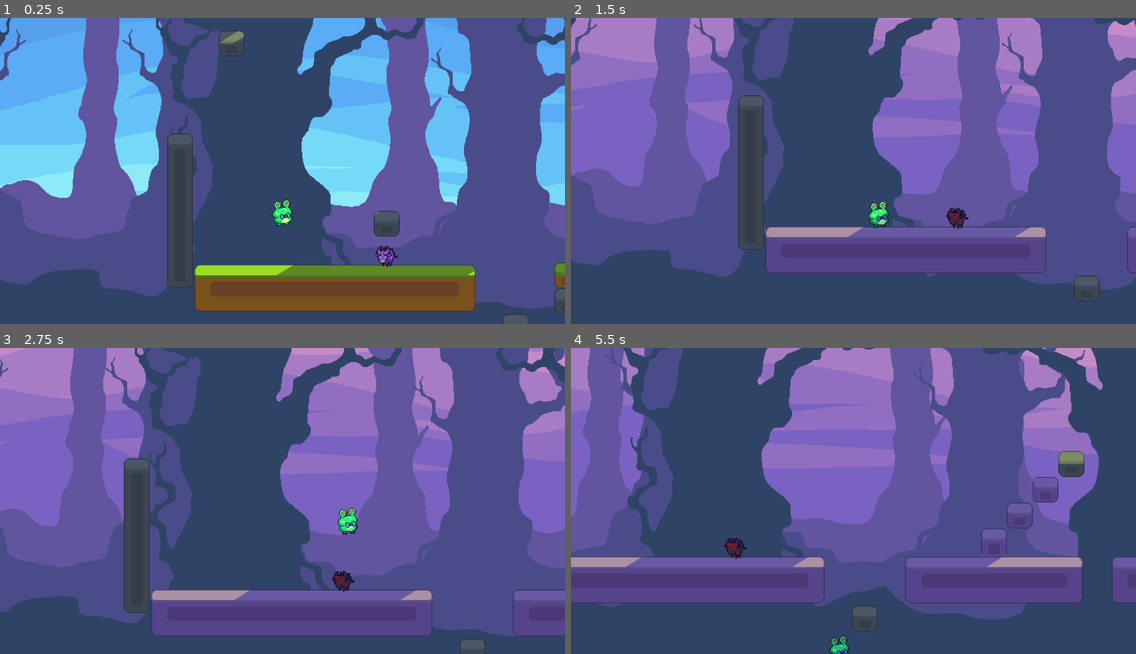
Above: before the commit, frames 1-4 (two rows, left to right).
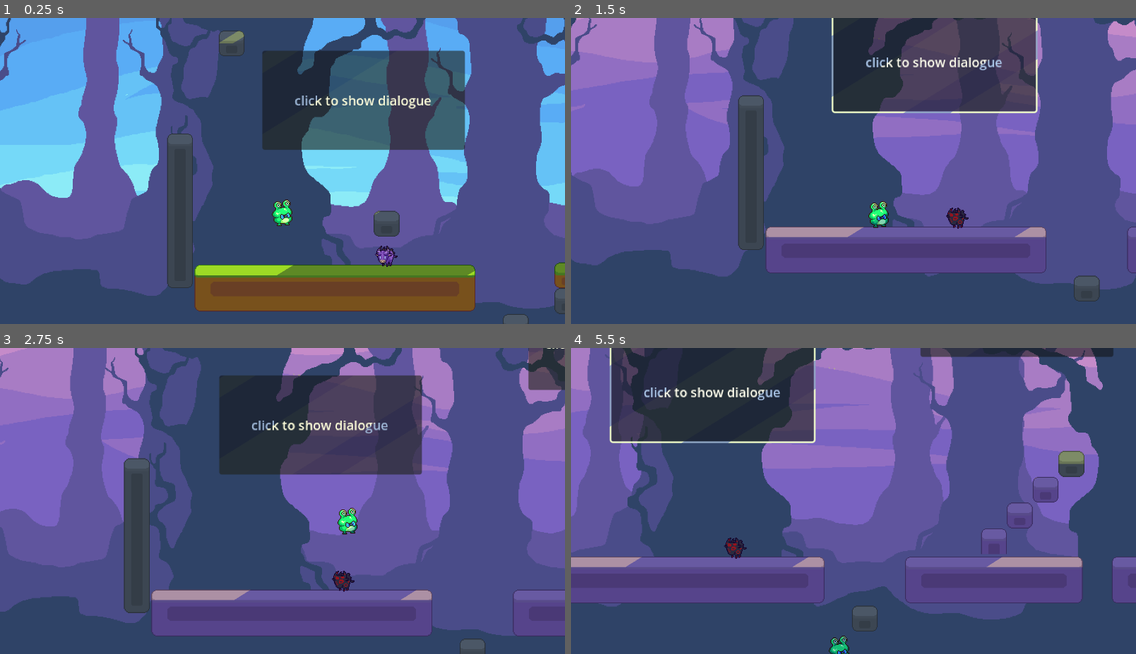
Above: after the commit, the same moments.

Repository: tjjoris/DEP_GoedWareJam
Game: Godot game, scene res://levels/level_luke.tscn
The game is run twice, just before and just after one commit, with the same random seed, the same clock (stepped at 60 frames per second) and the same inputs. This scene is started directly instead of the project's main scene. The engine's default icon, where the game draws it, is replaced by a stand-in: a white triangle on a blue panel in a dark square.
Inputs (mouse positions are in pixels of both pictures, inside the frame that each line leads up to):
- Up to frame 1 (0.25 s): no input
- Up to frame 2 (1.5 s): click (932, 70) at 0.5 s, where only the run after the commit has a clickable "click to show dialogue"; tap Enter at 1.25 s; move the mouse to (977, 155) at 1.27 s; hold D (right) from 1.28 s (still down); hold E (phase_shift) from 1.28 s (still down); click (977, 155) at 1.42 s
- Up to frame 3 (2.75 s): keep holding D (right); tap Space (jump) at 1.52, 2.27 s; move the mouse to (169, 516) at 2.02 s; release E (phase_shift) at 2.03 s; tap E (phase_shift) at 2.1 s; click (169, 516) at 2.17 s
- Up to frame 4 (5.5 s): move the mouse to (910, 433) at 2.77 s; release D (right) at 2.78 s; hold A (left) 2.78-3.53 s; hold E (phase_shift) 2.78-3.53 s; click (910, 433) at 2.92 s; move the mouse to (825, 562) at 3.52 s; hold D (right) 3.53-5.03 s; tap E (phase_shift) at 3.6, 5.1 s; click (825, 562) at 3.67 s; tap Space (jump) at 3.77, 4.52, 5.27 s; move the mouse to (1023, 546) at 4.27 s; hold E (phase_shift) 4.28-5.03 s; click (1023, 546) at 4.42 s; move the mouse to (684, 455) at 5.02 s; hold A (left) from 5.03 s (still down); click (684, 455) at 5.17 s

The runs differ from the first frame. In frame 1, 12% of the frame differs, in the area x 46-83%, y 10-44%; in frame 2, 11%; in frame 3, 13%, in the area x 38-100%, y 0-42%; in frame 4, 12%.

Commit message:
Dialogue nodes attached to blueprint and wired up.  Dialogue should work.
Dialogue is continued if any key or mouse button is pressed.

Diff:
--- a/Dialogue/dialogue_canvas.gd
+++ b/Dialogue/dialogue_canvas.gd
@@ -1,6 +1,10 @@
 extends CanvasLayer
-@onready var rich_text_label = %RichTextLabel
-@onready var sprite_2d = %Sprite2D
+
+@onready var message_label = %MessageLabel
+@onready var portrait_texture = %PortraitTexture
+
+
+
 var current_session:DialogueSession
 
 func continue_dialogue():
@@ -11,7 +15,7 @@
 
 
 func set_dialogue_label(message:String):
-	rich_text_label.text = message
+	message_label.text = message
 
 func set_dialogue_texture(texture:Texture2D):
-	sprite_2d.texture = texture
+	portrait_texture.texture = texture
--- a/Dialogue/dialogue_canvas.tscn
+++ b/Dialogue/dialogue_canvas.tscn
@@ -1,6 +1,27 @@
-[gd_scene load_steps=2 format=3 uid="uid://m8ic7c6lj3pg"]
+[gd_scene load_steps=3 format=3 uid="uid://m8ic7c6lj3pg"]
 
 [ext_resource type="Script" path="res://Dialogue/dialogue_canvas.gd" id="1_qri3m"]
+[ext_resource type="Texture2D" uid="uid://cw4xr3nt0ptfo" path="res://icon.svg" id="2_l3rui"]
 
 [node name="DialogueCanvas" type="CanvasLayer"]
 script = ExtResource("1_qri3m")
+
+[node name="Panel" type="Panel" parent="."]
+offset_left = 30.0
+offset_top = 489.0
+offset_right = 1354.0
+offset_bottom = 727.0
+
+[node name="MessageLabel" type="RichTextLabel" parent="."]
+unique_name_in_owner = true
+offset_left = 339.0
+offset_top = 526.0
+offset_right = 1307.0
+offset_bottom = 689.0
+theme_override_font_sizes/normal_font_size = 40
+text = "this is a test"
+
+[node name="PortraitTexture" type="Sprite2D" parent="."]
+unique_name_in_owner = true
+position = Vector2(159, 609)
+texture = ExtResource("2_l3rui")
--- a/Dialogue/dialogue_session.gd
+++ b/Dialogue/dialogue_session.gd
@@ -6,6 +6,10 @@
 var can_start_session = true   #determins if this dialogue session can be started, prevents from unwanted repeating dialogue
 #var last_instance:DialogueInstance #stores the current dialogue instance not used
 var instance_index:int = 0
+
+func _input(event):
+	if (event is InputEventMouseButton and event.pressed) or (event is InputEventKey and event.pressed):
+		continue_dialogue()
 
 
 func start_dialogue():
--- a/levels/_level_blueprint.tscn
+++ b/levels/_level_blueprint.tscn
@@ -6,6 +6,9 @@
 [ext_resource type="PackedScene" uid="uid://dk2uj6ba805pf" path="res://entity/player/player_basic.tscn" id="3_0sdug"]
 [ext_resource type="PackedScene" uid="uid://b5mkvrjb3e5c5" path="res://entity/enemy/babi.tscn" id="7_onrhr"]
 [ext_resource type="PackedScene" uid="uid://65ndbjymj4ni" path="res://systems/kill_floor.tscn" id="7_x3klm"]
+[ext_resource type="PackedScene" uid="uid://m8ic7c6lj3pg" path="res://Dialogue/dialogue_canvas.tscn" id="7_x75au"]
+[ext_resource type="PackedScene" uid="uid://bmutturm673rc" path="res://Dialogue/dialogue_session.tscn" id="8_31qou"]
+[ext_resource type="PackedScene" uid="uid://12maljdxnoer" path="res://Dialogue/dialogue_instance.tscn" id="9_j087p"]
 
 [node name="_LEVEL_BLUEPRINT" type="Node2D"]
 texture_filter = 1
@@ -49,3 +52,11 @@
 
 [node name="KillFloor" parent="." instance=ExtResource("7_x3klm")]
 position = Vector2(1200, 1200)
+
+[node name="DialogueCanvas" parent="." instance=ExtResource("7_x75au")]
+visible = false
+
+[node name="DialogueSession" parent="DialogueCanvas" instance=ExtResource("8_31qou")]
+
+[node name="DialogueInstance" parent="DialogueCanvas/DialogueSession" instance=ExtResource("9_j087p")]
+message = "hello, world"
--- a/levels/level_luke.tscn
+++ b/levels/level_luke.tscn
@@ -1,9 +1,11 @@
-[gd_scene load_steps=5 format=3 uid="uid://b67hqk54qexay"]
+[gd_scene load_steps=7 format=3 uid="uid://b67hqk54qexay"]
 
 [ext_resource type="PackedScene" uid="uid://b4o3d6g8vi3xw" path="res://levels/_level_blueprint.tscn" id="1_aire8"]
 [ext_resource type="Texture2D" uid="uid://35ftoqa1fkpq" path="res://entity/enemy/cultist_draft_1.2.png" id="2_f66il"]
 [ext_resource type="Script" path="res://levels/NextLevelButton.gd" id="3_8boql"]
 [ext_resource type="Script" path="res://levels/RestartLevel.gd" id="4_jvmhq"]
+[ext_resource type="PackedScene" uid="uid://12maljdxnoer" path="res://Dialogue/dialogue_instance.tscn" id="5_d0ls2"]
+[ext_resource type="Texture2D" uid="uid://cfva4awygiw7j" path="res://entity/small_sprite.png" id="6_yducg"]
 
 [node name="Level_Luke" instance=ExtResource("1_aire8")]
 
@@ -28,5 +30,25 @@
 text = "restart level"
 script = ExtResource("4_jvmhq")
 
+[node name="DialogueInstance2" parent="DialogueCanvas/DialogueSession" index="1" instance=ExtResource("5_d0ls2")]
+message = "hello, world"
+image = ExtResource("6_yducg")
+
+[node name="show_dialogue" type="Button" parent="." index="14"]
+offset_left = 118.0
+offset_top = 313.0
+offset_right = 369.0
+offset_bottom = 436.0
+text = "click to show dialogue"
+
+[node name="continue_dialogue" type="Button" parent="." index="15"]
+offset_left = 501.0
+offset_top = 217.0
+offset_right = 740.0
+offset_bottom = 331.0
+text = "click to continue dialogue"
+
 [connection signal="pressed" from="NextLevelButton" to="NextLevelButton" method="_on_button_pressed"]
 [connection signal="pressed" from="RestartLevel" to="RestartLevel" method="_on_button_pressed"]
+[connection signal="pressed" from="show_dialogue" to="DialogueCanvas/DialogueSession" method="start_dialogue"]
+[connection signal="pressed" from="continue_dialogue" to="DialogueCanvas/DialogueSession" method="continue_dialogue"]
Not shown: 1 places in levels/_level_blueprint.tscn that only renumber resources
